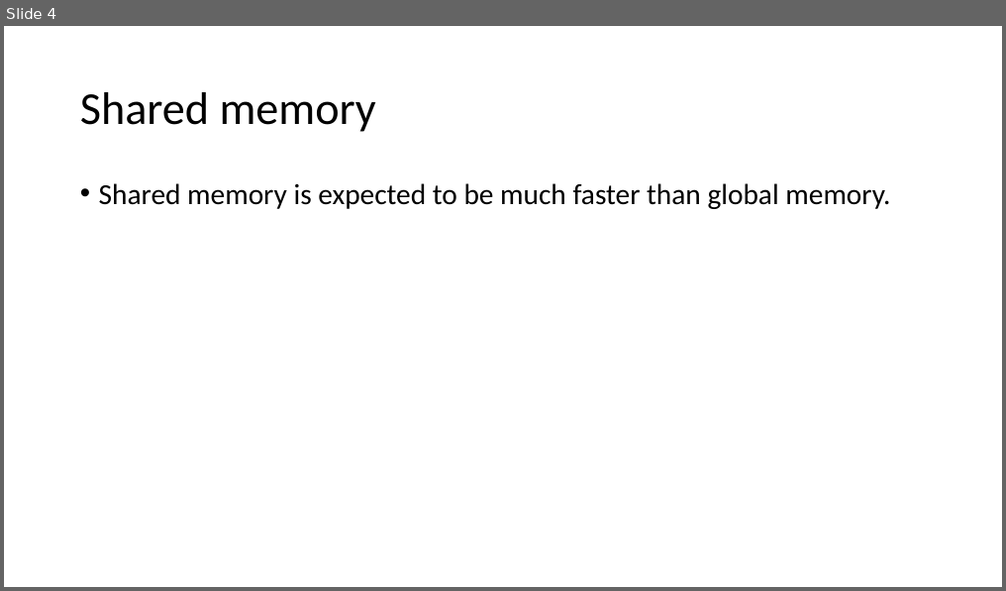
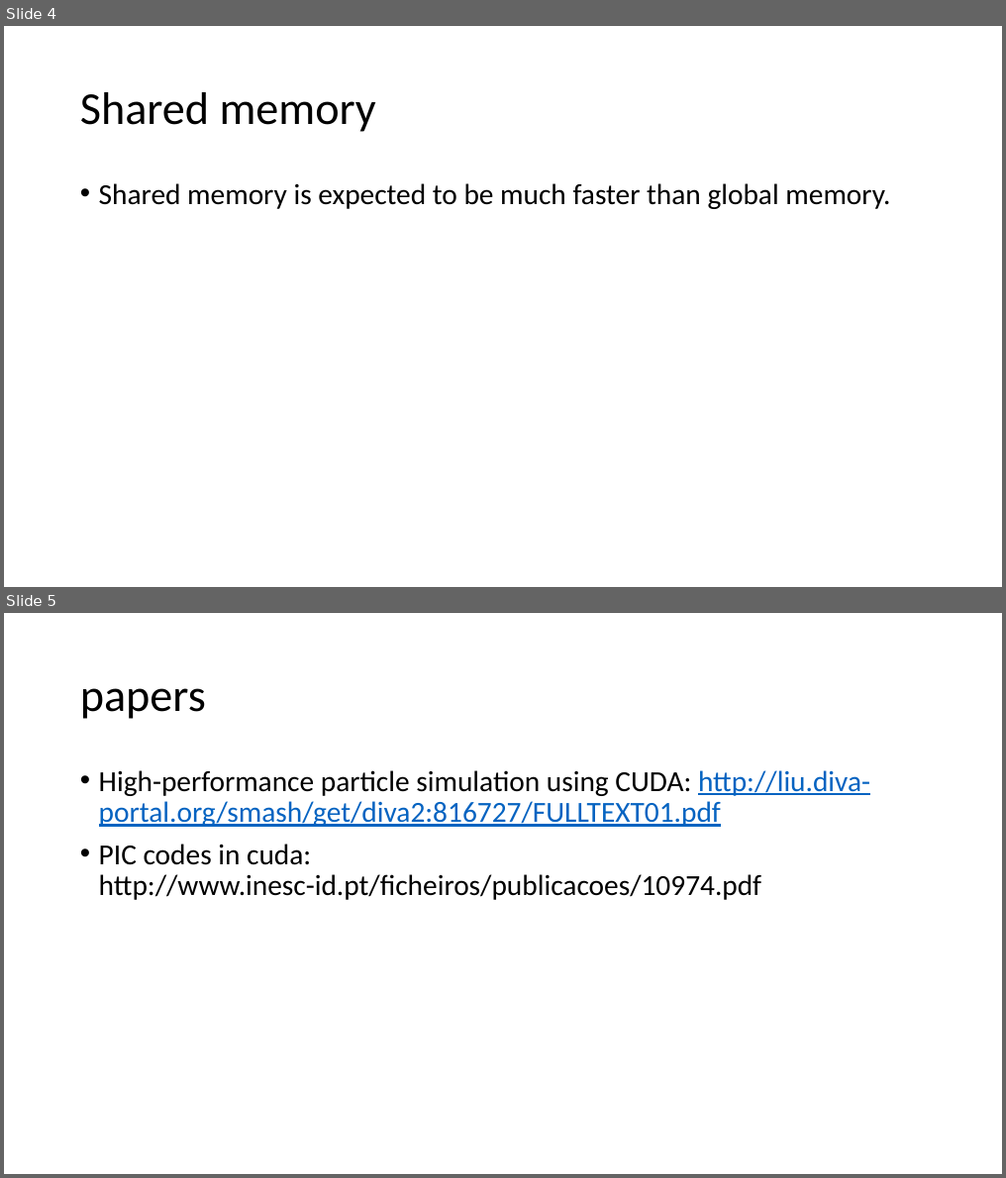
Before and after one commit to UML-Ionosphere-Plasmasphere-Modeling/Coupling-Model, a slide deck: Computational books& papers/cuda.pptx. Shown one above the other, each under a label of ours: slide 4 before the commit, slides 4 and 5 after it. The pictures are 1006x591 and 1006x1178 pixels, drawn with LibreOffice and Linux fonts; fonts in the diff are those of the drawing. Boxes give left, top, right and bottom in pixels: in the first picture for what was removed or moved away, otherwise in the second. Text is boxed around its words. In the diff, an @@ line names an element or a change of style, - is before the commit and + after.

Commit message:
12

```diff
--- a/Computational books& papers/cuda.pptx
+++ b/Computational books& papers/cuda.pptx
@@ slide 5 added at (4, 613, 1002, 1174), background #FFFFFF @@
@@ title added at (80, 688, 206, 719), 44 pt, text #000000 @@
+papers
@@ text added at (99, 770, 870, 900), 28 pt, text #000000 @@
+• High-performance particle simulation using CUDA: http://liu.diva-portal.org/smash/get/diva2:816727/FULLTEXT01.pdf
+• PIC codes in cuda: http://www.inesc-id.pt/ficheiros/publicacoes/10974.pdf
```
